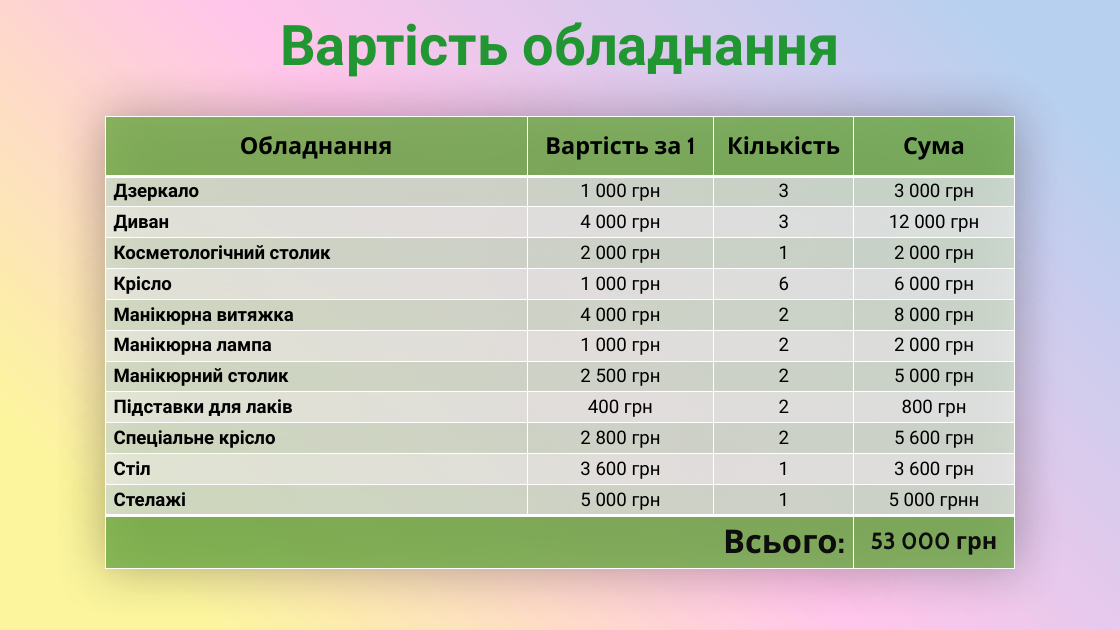
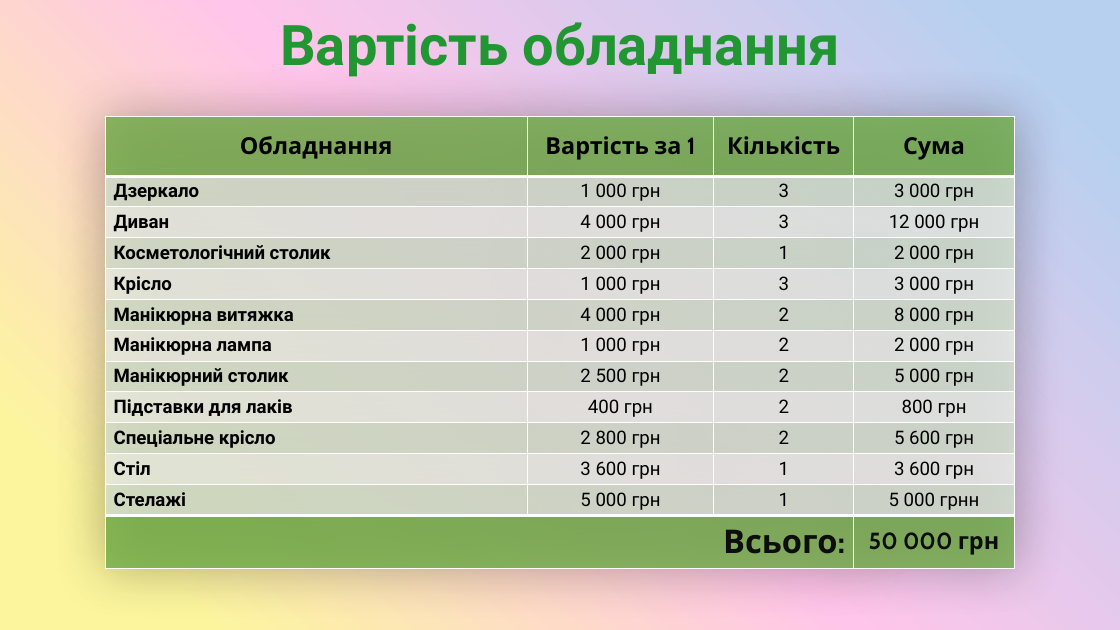
Before and after one commit to SashaGaran/Katya_diplomna, a slide deck: slide 8 of diplomna.pptx. Drawn at 1120x630 pixels with LibreOffice and Linux fonts; fonts in the diff are those of the drawing. Boxes give left, top, right and bottom in pixels: in the first picture for what was removed or moved away, otherwise in the second. Text is boxed around its words. In the diff, an @@ line names an element or a change of style, - is before the commit and + after.

```diff
--- a/diplomna.pptx
+++ b/diplomna.pptx
@@ table at (105,117,1015,568) @@
-row 5, column 3: 6
+row 5, column 3: 3
-row 5, column 4: 6 000 грн
+row 5, column 4: 3 000 грн
-row 13, column 4: 53 000 грн
+row 13, column 4: 50 000 грн
```
Also in this commit, not shown: 4 other slides changed.
